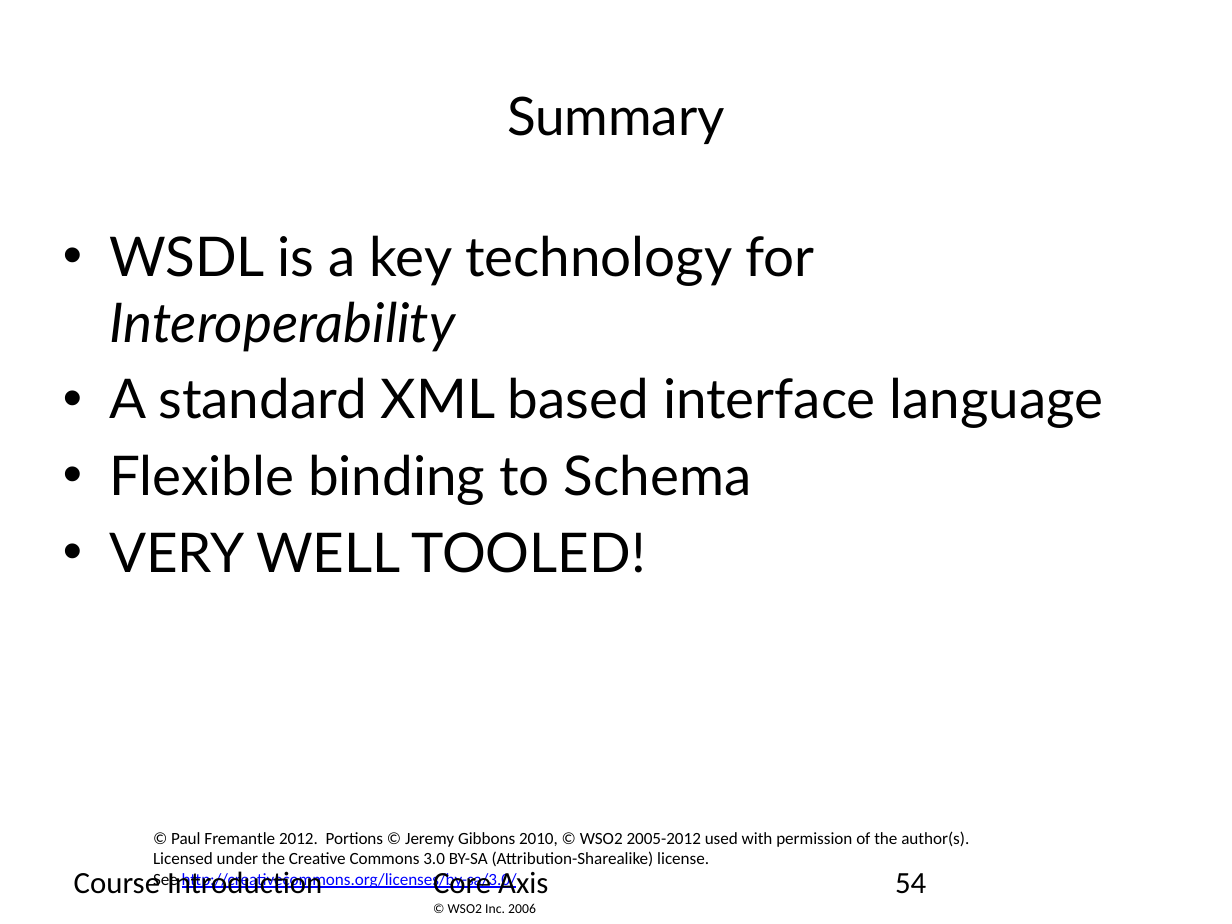
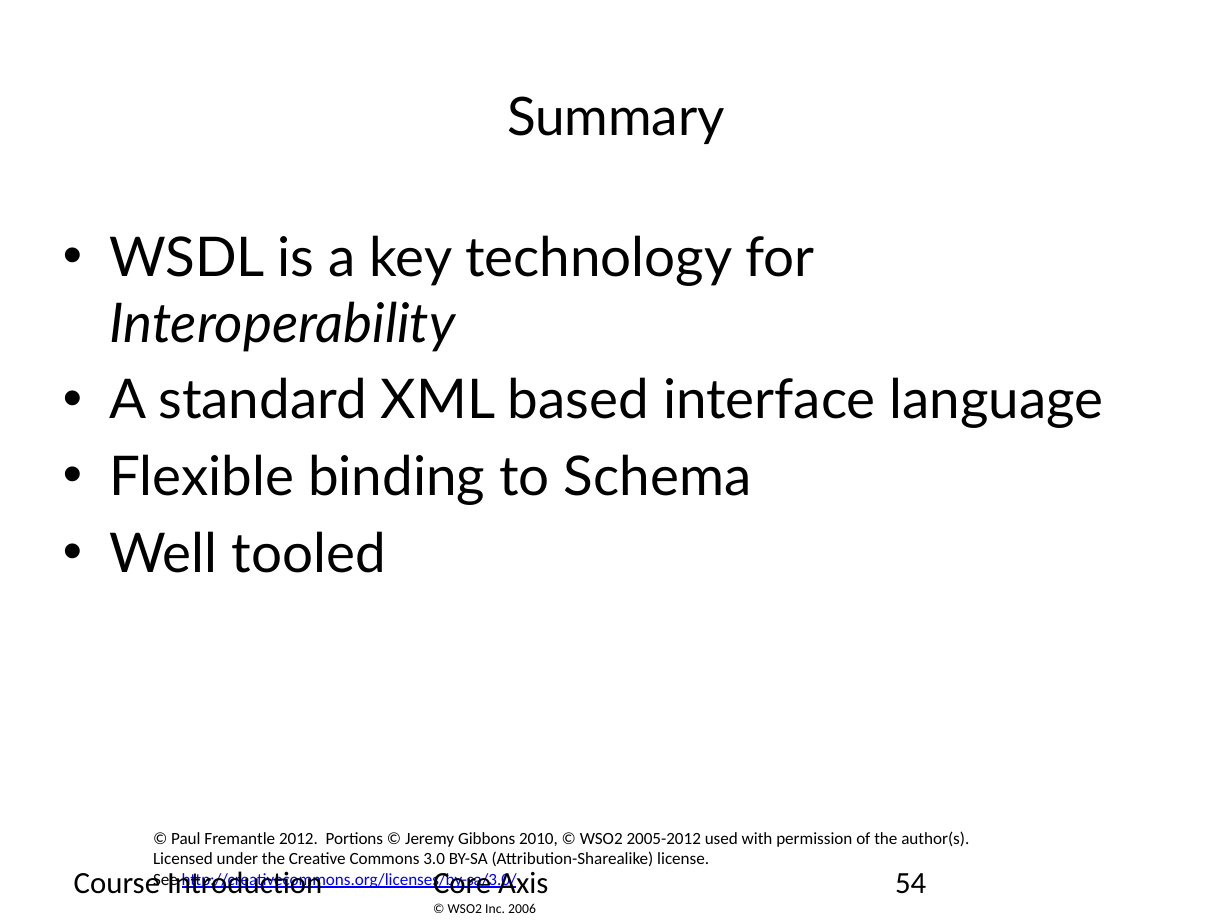
Before and after one commit to pzfreo/ox-soa-old, a slide deck: slide 54 of presentations/source/04-ws-soap-wsdl-etc.pptx. Drawn at 1232x924 pixels with LibreOffice and Linux fonts; fonts in the diff are those of the drawing; background and template pictures are left out. Boxes give left, top, right and bottom in pixels: in the first picture for what was removed or moved away, otherwise in the second. Text is boxed around its words. In the diff, an @@ line names an element or a change of style, - is before the commit and + after.

```diff
--- a/presentations/source/04-ws-soap-wsdl-etc.pptx
+++ b/presentations/source/04-ws-soap-wsdl-etc.pptx
@@ text at (109,531,386,573): text changed @@
-• VERY WELL TOOLED!
+• Well tooled
```
Also in this commit, not shown: 2 other slides changed, 5 other files.
